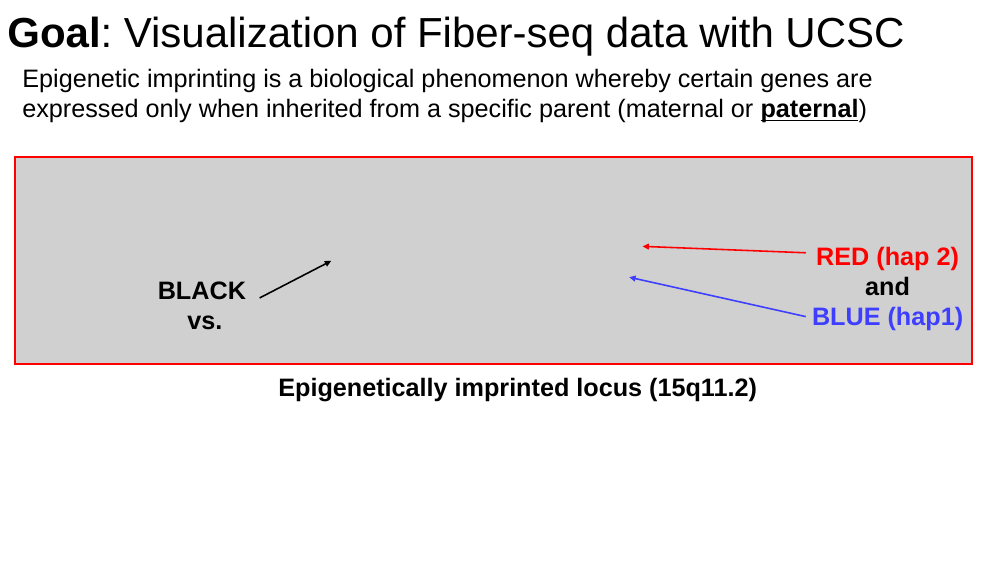
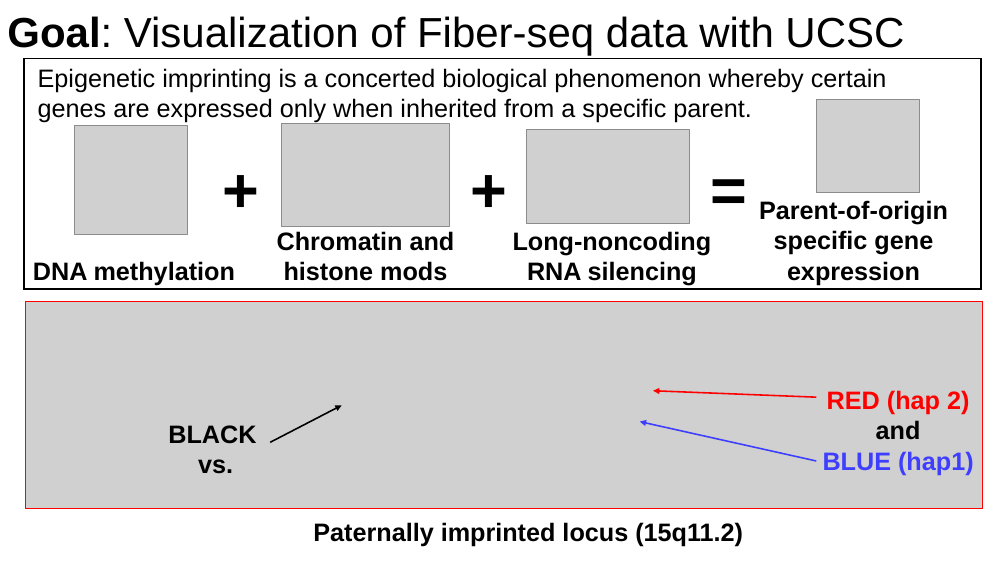
Before and after one commit to christylaflamme/fiber-seq-workshop, a slide deck: slide 5 of slides/LaFlamme_fiber-seq_CSHL_workshop_slide_deck.pptx. Drawn at 1008x567 pixels with LibreOffice and Linux fonts; fonts in the diff are those of the drawing; grey boxes stand for pictures. Boxes give left, top, right and bottom in pixels: in the first picture for what was removed or moved away, otherwise in the second. Text is boxed around its words. In the diff, an @@ line names an element or a change of style, - is before the commit and + after.

```diff
--- a/slides/LaFlamme_fiber-seq_CSHL_workshop_slide_deck.pptx
+++ b/slides/LaFlamme_fiber-seq_CSHL_workshop_slide_deck.pptx
@@ rectangle added at (24, 58, 982, 289), outline #000000 1.5 pt @@
@@ text at (38, 68, 887, 123): text changed @@
-Epigenetic imprinting is a biological phenomenon whereby certain genes are expressed only when inherited from a specific parent (maternal or paternal)
+Epigenetic imprinting is a concerted biological phenomenon whereby certain genes are expressed only when inherited from a specific parent.
@@ picture added at (817, 100, 920, 193) @@
@@ picture added at (75, 126, 188, 234) @@
@@ text added at (216, 146, 268, 230), 60 pt, text #000000, bold @@
++
@@ picture added at (281, 123, 450, 226) @@
@@ text added at (463, 146, 515, 230), 60 pt, text #000000, bold @@
++
@@ picture added at (526, 129, 690, 223) @@
@@ text added at (703, 146, 755, 230), 60 pt, text #000000, bold @@
+=
@@ text added at (759, 200, 948, 285), 24 pt, text #000000, bold @@
+Parent-of-origin specific gene expression
@@ text added at (277, 231, 455, 281), 24 pt, text #000000, bold @@
+Chromatin and histone mods
@@ text added at (513, 231, 712, 286), 24 pt, text #000000, bold @@
+Long-noncoding RNA silencing
@@ text added at (33, 261, 235, 286), 24 pt, text #000000, bold @@
+DNA methylation
@@ 3 arrows, 2 texts, 1 picture, 1 rectangle: place and size @@
-3 arrows, 2 texts, 1 picture, 1 rectangle at (15, 157, 972, 364)
+3 arrows, 2 texts, 1 picture, 1 rectangle at (26, 302, 983, 509)
@@ text at (313, 522, 743, 546): text changed @@
-Epigenetically imprinted locus (15q11.2)
+Paternally imprinted locus (15q11.2)
```
